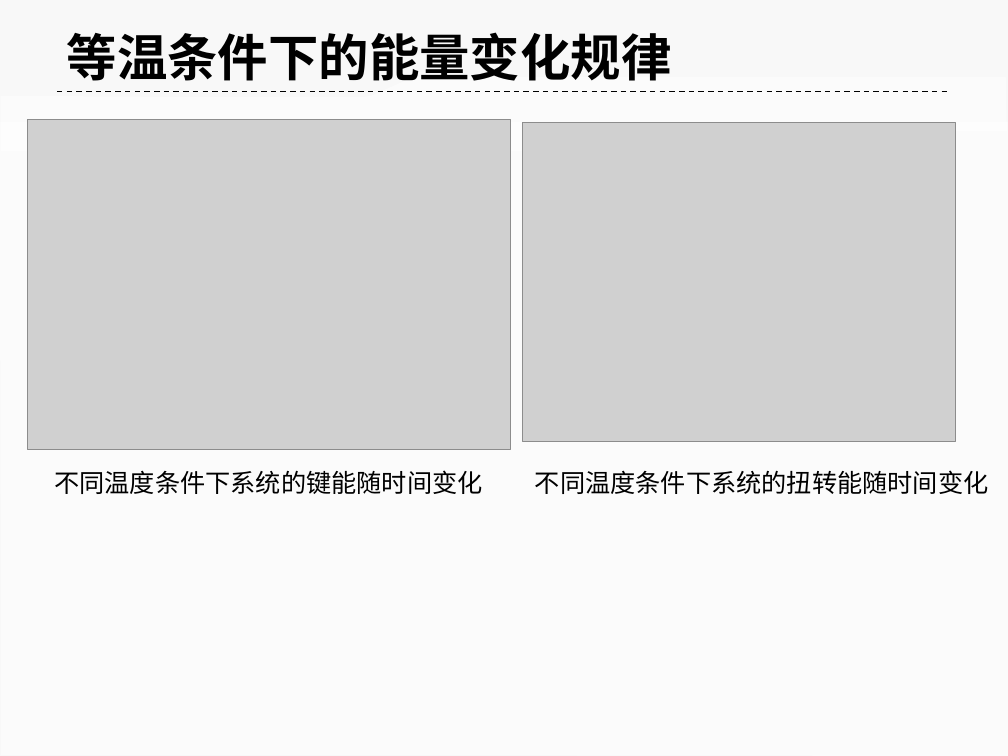
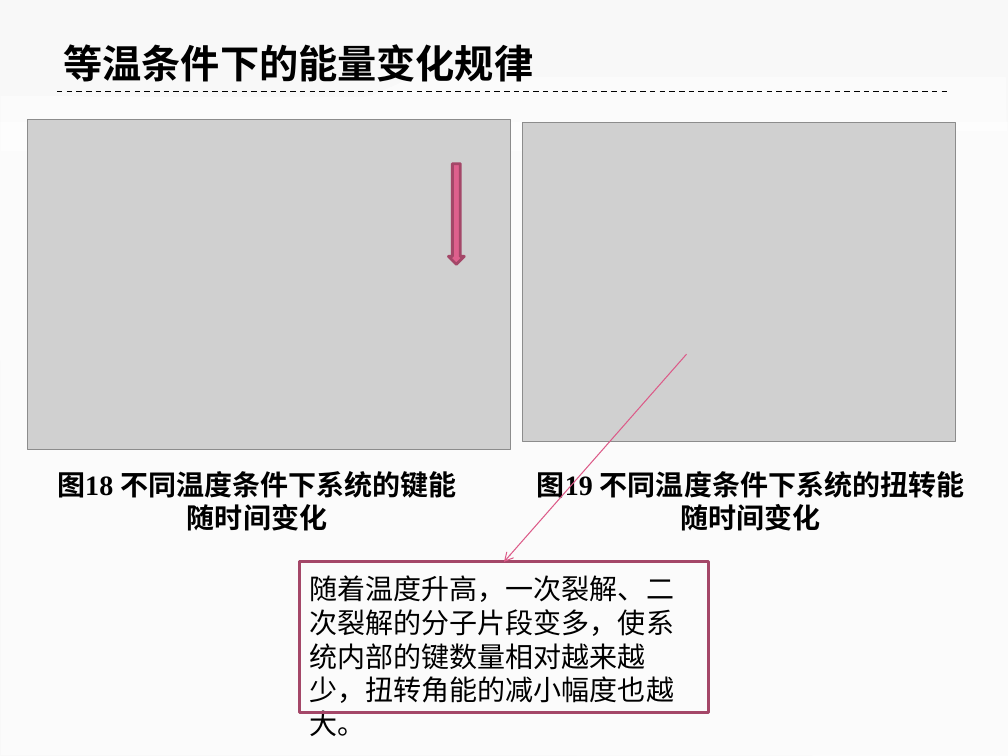
Before and after one commit to ilvcr/GraduationProject, a slide deck: slide 29 of ppt/yoghourtppt.pptx (slide 31 before the commit). Drawn at 1008x756 pixels with LibreOffice and Linux fonts; fonts in the diff are those of the drawing; grey boxes stand for pictures. Boxes give left, top, right and bottom in pixels: in the first picture for what was removed or moved away, otherwise in the second. Text is boxed around its words. In the diff, an @@ line names an element or a change of style, - is before the commit and + after.

```diff
--- a/ppt/yoghourtppt.pptx
+++ b/ppt/yoghourtppt.pptx
@@ text "等温条件下的能量变化规律": place and size @@
-text "等温条件下的能量变化规律" at [67,32,672,81]
+text "等温条件下的能量变化规律" at [64,44,534,82]
@@ text "等温条件下的能量变化规律" at [64,44,534,82]: size 36 to 28 pt @@
@@ down arrow added at [449,163,465,264], fill #DE608D, outline #A44768 2 pt @@
@@ arrow added from (686, 354) to (504, 561), #DC5B89 0.75 pt @@
@@ text at [57,471,456,531]: text changed; size 18 to 20 pt; bold on @@
-不同温度条件下系统的键能随时间变化
+图18 不同温度条件下系统的键能
+随时间变化
@@ text at [537,467,965,531]: text changed; size 18 to 20 pt; bold on @@
-不同温度条件下系统的扭转能随时间变化
+图19 不同温度条件下系统的扭转能
+随时间变化
@@ rectangle added at [299,561,709,713], outline #A44768 2 pt @@
@@ text added at [310,575,675,703], 20 pt, text #000000 @@
+随着温度升高，一次裂解、二次裂解的分子片段变多，使系统内部的键数量相对越来越少，扭转角能的减小幅度也越大。
```
Also in this commit, not shown: 40 other slides changed, 4 slides added, 15 slides removed, 3 other files.
